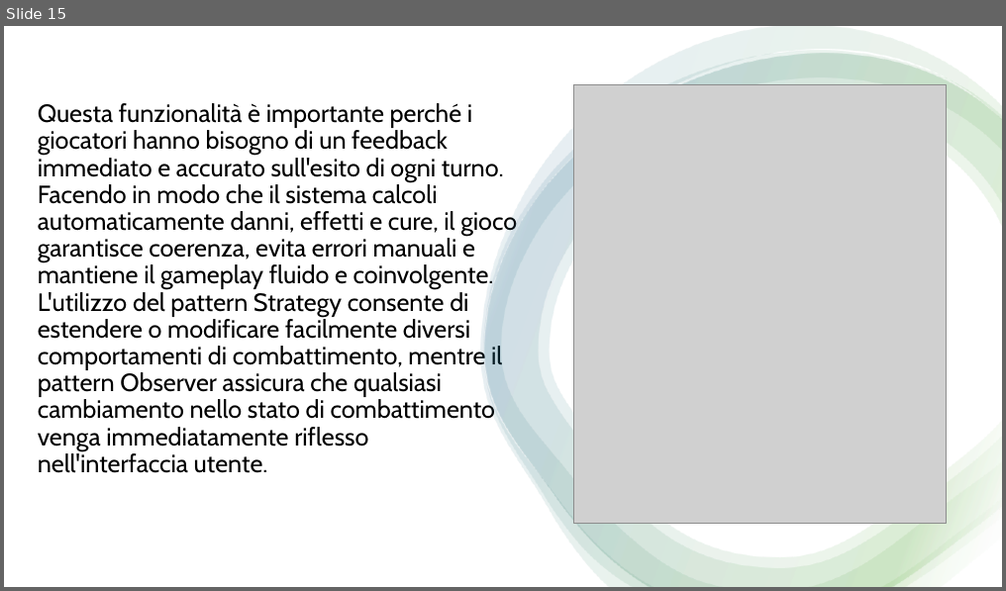
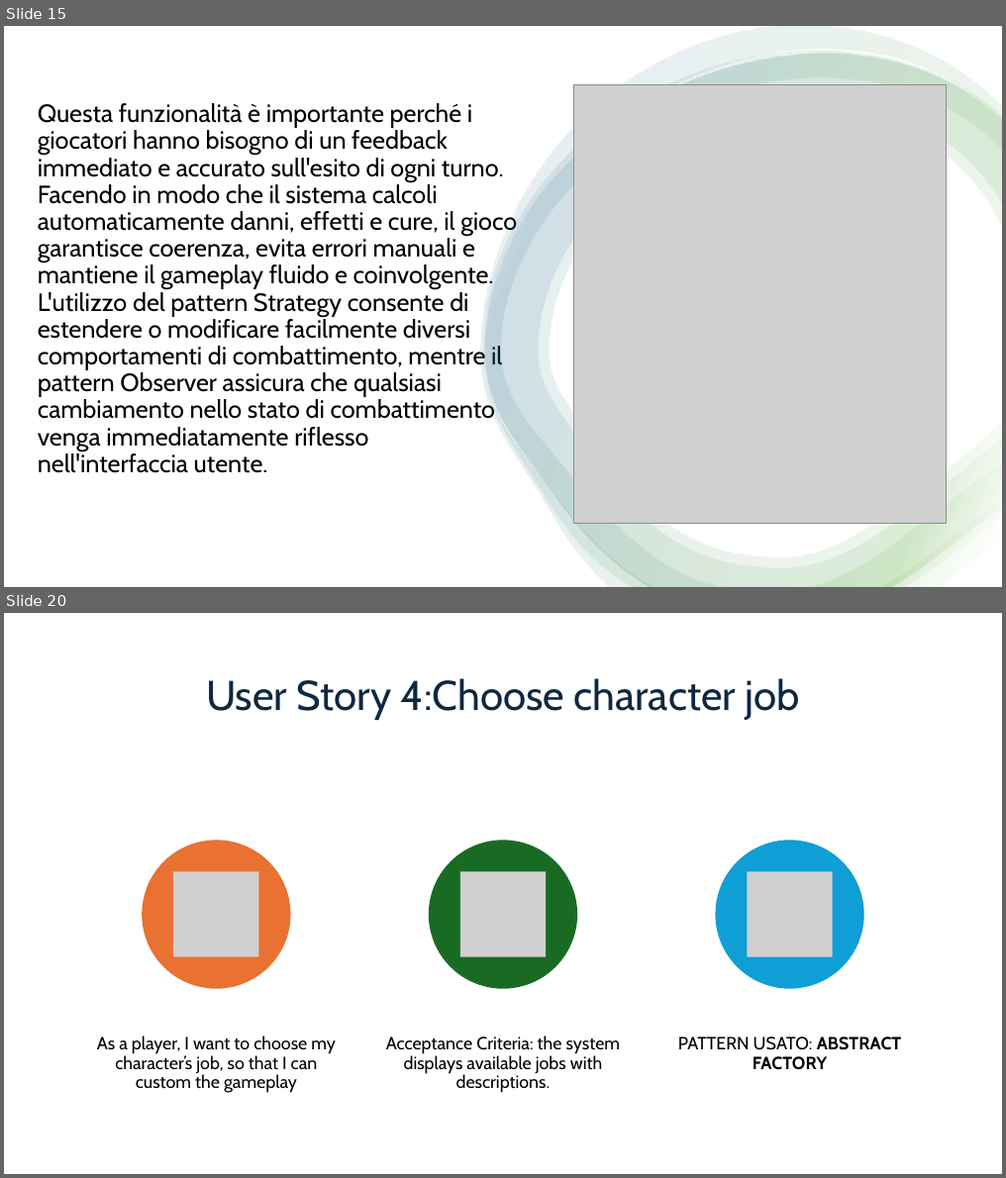
Before and after one commit to samMM-cs/iss-team2, a slide deck: Revisione1 .pptx. Shown one above the other, each under a label of ours: slide 15 before the commit, slides 15 and 20 after it; the slides between them are not shown. The pictures are 1006x591 and 1006x1178 pixels, drawn with LibreOffice and Linux fonts; fonts in the diff are those of the drawing; grey boxes stand for pictures. Boxes give left, top, right and bottom in pixels: in the first picture for what was removed or moved away, otherwise in the second. Text is boxed around its words. In the diff, an @@ line names an element or a change of style, - is before the commit and + after.

```diff
--- a/Revisione1 .pptx
+++ b/Revisione1 .pptx
@@ slide 20 added at [4,613,1002,1174], background #FFFFFF @@
@@ title added at [206,678,799,720], 40 pt, text #0E2841 @@
+User Story 4:Choose character job
@@ group added at [97,840,902,1093]: 3 ellipses, 3 pictures, 3 texts @@
+As a player, I want to choose my character’s job, so that I can custom the gameplay
+Acceptance Criteria: the system displays available jobs with descriptions.
+PATTERN USATO: ABSTRACT FACTORY
```
Also in this commit, not shown: 1 slide changed, 5 other slides added.
